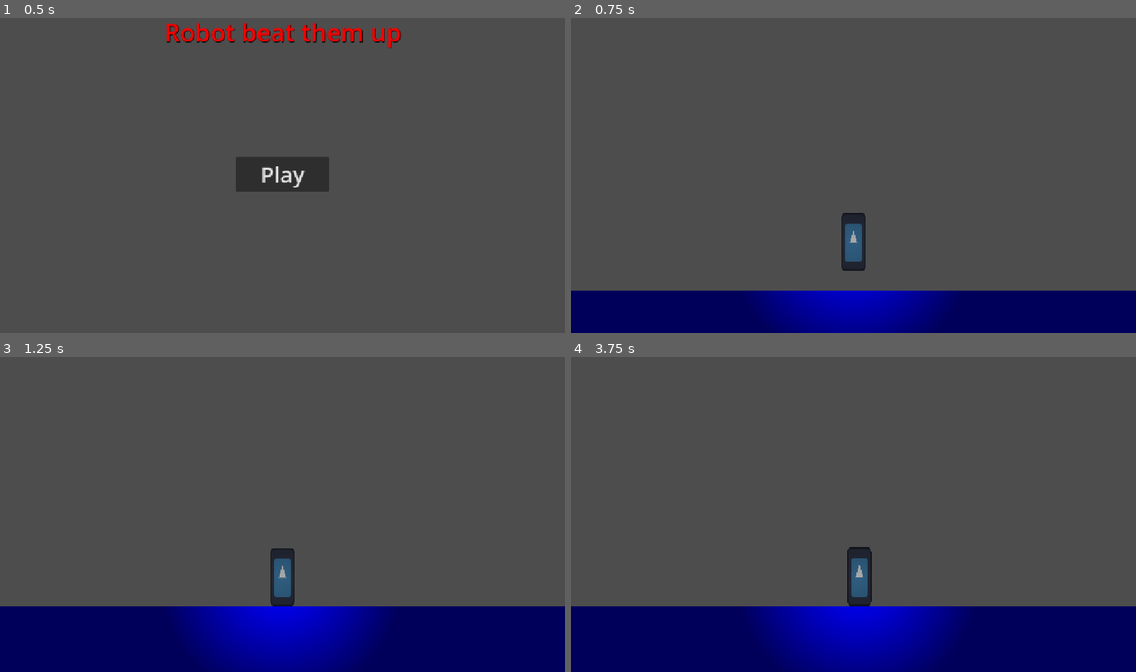
Above: before the commit, frames 1-4 (two rows, left to right).
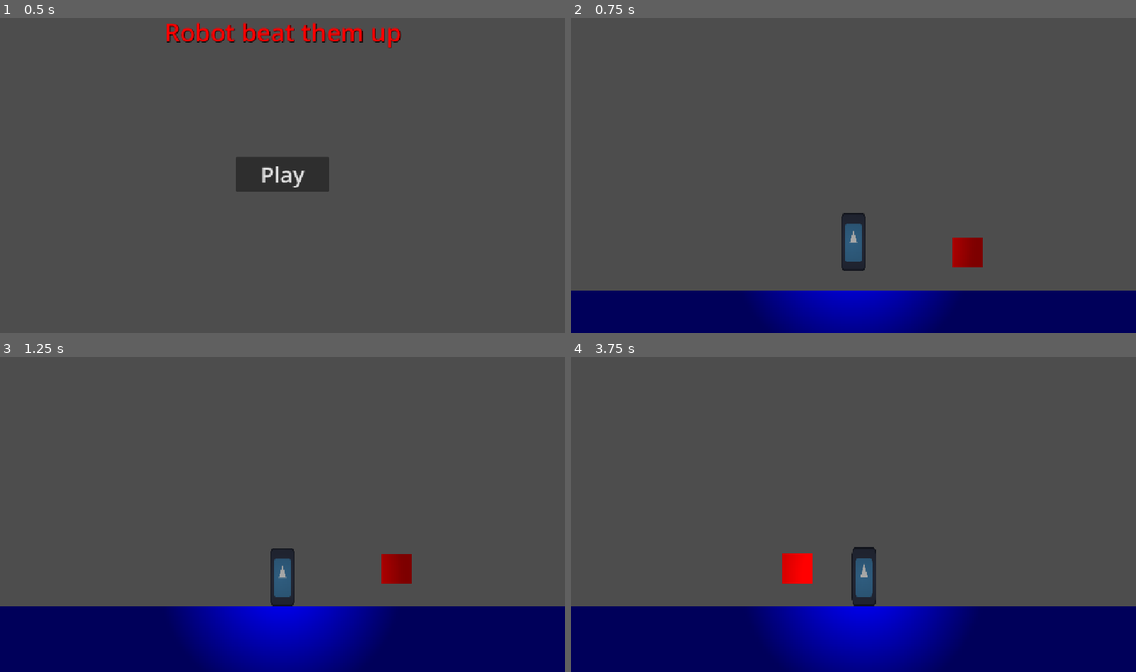
Above: after the commit, the same moments.

Repository: Triopking/Beat-Them-Up
Game: Godot game, scene res://Scenes/menu.tscn
Two runs of this game, one before a commit and one after it. Both use one fixed random seed, a clock stepped at 60 frames per second and the inputs below. The engine's default icon, where the game draws it, is replaced by a stand-in: a white triangle on a blue panel in a dark square.
Inputs:
- Up to frame 1 (0.5 s): no input
- Up to frame 2 (0.75 s): click "Play" at 0.5 s
- Up to frame 3 (1.25 s): no input
- Up to frame 4 (3.75 s): hold Shift (Sprint) 1.28-2.03 s; hold D (Right) 1.28-2.78 s; tap Space (Jump) at 1.52, 2.27 s; tap Shift (Sprint) at 2.1, 3.6 s; hold Left (Left) 2.78-3.53 s; hold Shift (Sprint) 2.78-3.53 s; hold D (Right) from 3.53 s (still down)

Frame 1 is identical in both runs. In frame 2, 0.5% of the frame differs, in the area x 67-73%, y 69-80%; in frame 3, 0.5%; in frame 4, 1.1%, in the area x 37-54%, y 60-80%.

Commit message:
1d shape

Diff:
--- a/mechanic-gaunlet/1d_shape.tscn
+++ b/mechanic-gaunlet/1d_shape.tscn
@@ -2,7 +2,7 @@
 
 [sub_resource type="Gradient" id="Gradient_vh0jm"]
 offsets = PackedFloat32Array(1)
-colors = PackedColorArray(0, 0, 1, 1)
+colors = PackedColorArray(1, 0, 0, 1)
 
 [sub_resource type="GradientTexture2D" id="GradientTexture2D_oeacd"]
 gradient = SubResource("Gradient_vh0jm")
--- a/mechanic-gaunlet/first_level.tscn
+++ b/mechanic-gaunlet/first_level.tscn
@@ -2,20 +2,25 @@
 
 [ext_resource type="PackedScene" uid="uid://c5lu3brcca44q" path="res://Scenes/player.tscn" id="1_5puvx"]
 [ext_resource type="PackedScene" uid="uid://b1bwcij1d00lh" path="res://basic_shape.tscn" id="2_fnyhn"]
+[ext_resource type="PackedScene" uid="uid://tovmxqxaodh0" path="res://1d_shape.tscn" id="3_7m365"]
 
 [sub_resource type="WorldBoundaryShape2D" id="WorldBoundaryShape2D_fnyhn"]
 
 [node name="First Level" type="Node2D" unique_id=1418971418]
 
-[node name="StaticBody2D" type="StaticBody2D" parent="." unique_id=902867103]
+[node name="Player" parent="." unique_id=1843922582 instance=ExtResource("1_5puvx")]
+position = Vector2(537, 528)
+
+[node name="DirectionalLight2D" type="DirectionalLight2D" parent="." unique_id=876714237]
+color = Color(0.5079715, 0.5079715, 0.5079715, 1)
+blend_mode = 1
+
+[node name="Worldborder" type="StaticBody2D" parent="." unique_id=902867103]
 metadata/_edit_lock_ = true
 
-[node name="CollisionShape2D" type="CollisionShape2D" parent="StaticBody2D" unique_id=186395439]
+[node name="CollisionShape2D" type="CollisionShape2D" parent="Worldborder" unique_id=186395439]
 position = Vector2(536, 648)
 shape = SubResource("WorldBoundaryShape2D_fnyhn")
-
-[node name="Player" parent="." unique_id=1843922582 instance=ExtResource("1_5puvx")]
-position = Vector2(537, 528)
 
 [node name="Shapes" type="Node" parent="." unique_id=69835187]
 
@@ -23,6 +28,6 @@
 position = Vector2(-19449.996, 814)
 scale = Vector2(4075.969, 5.187501)
 
-[node name="DirectionalLight2D" type="DirectionalLight2D" parent="." unique_id=876714237]
-color = Color(0.5079715, 0.5079715, 0.5079715, 1)
-blend_mode = 1
+[node name="1D_Shape" parent="." unique_id=825557474 instance=ExtResource("3_7m365")]
+position = Vector2(780, 568)
+rotation = -4.712389
